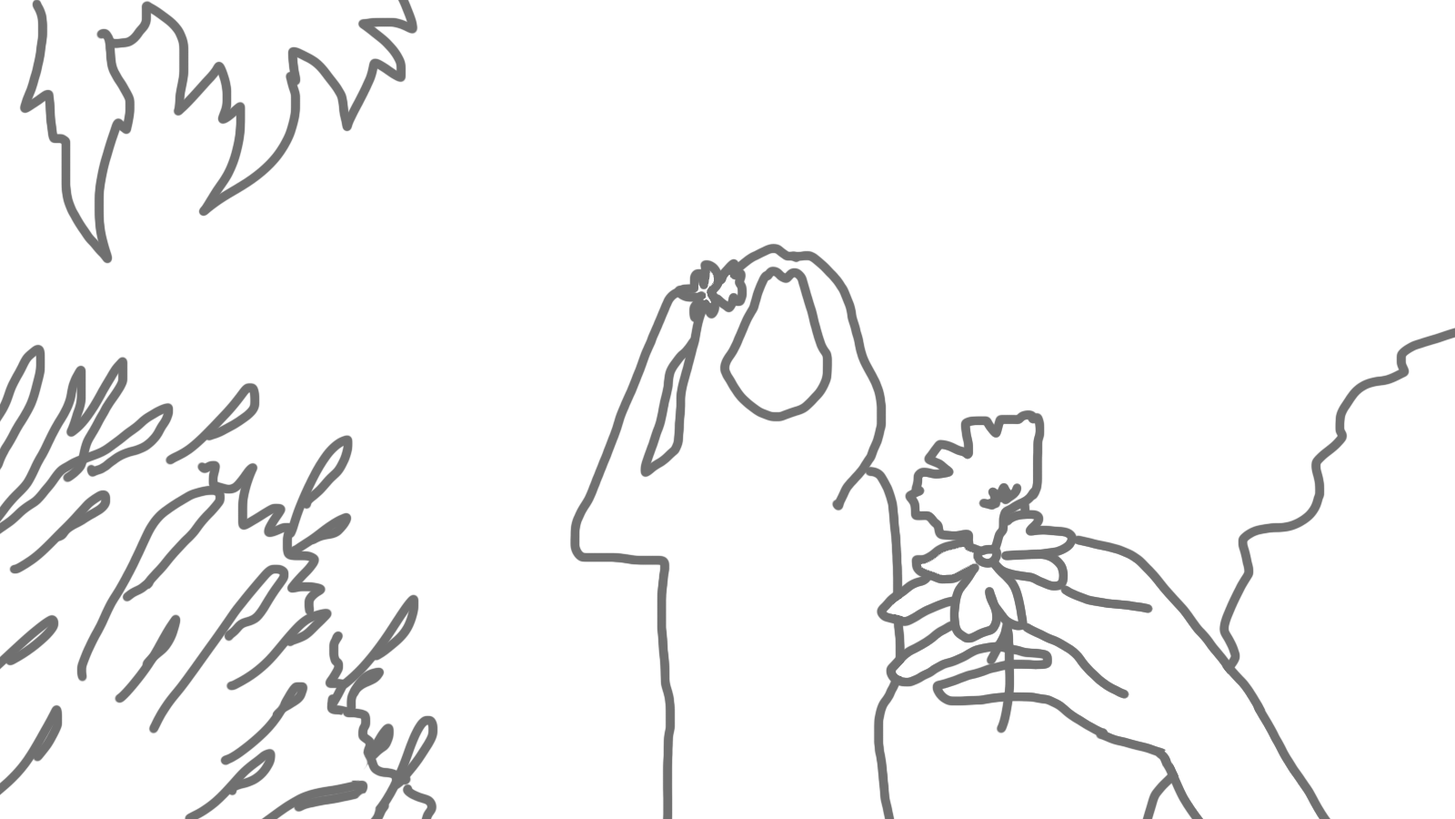
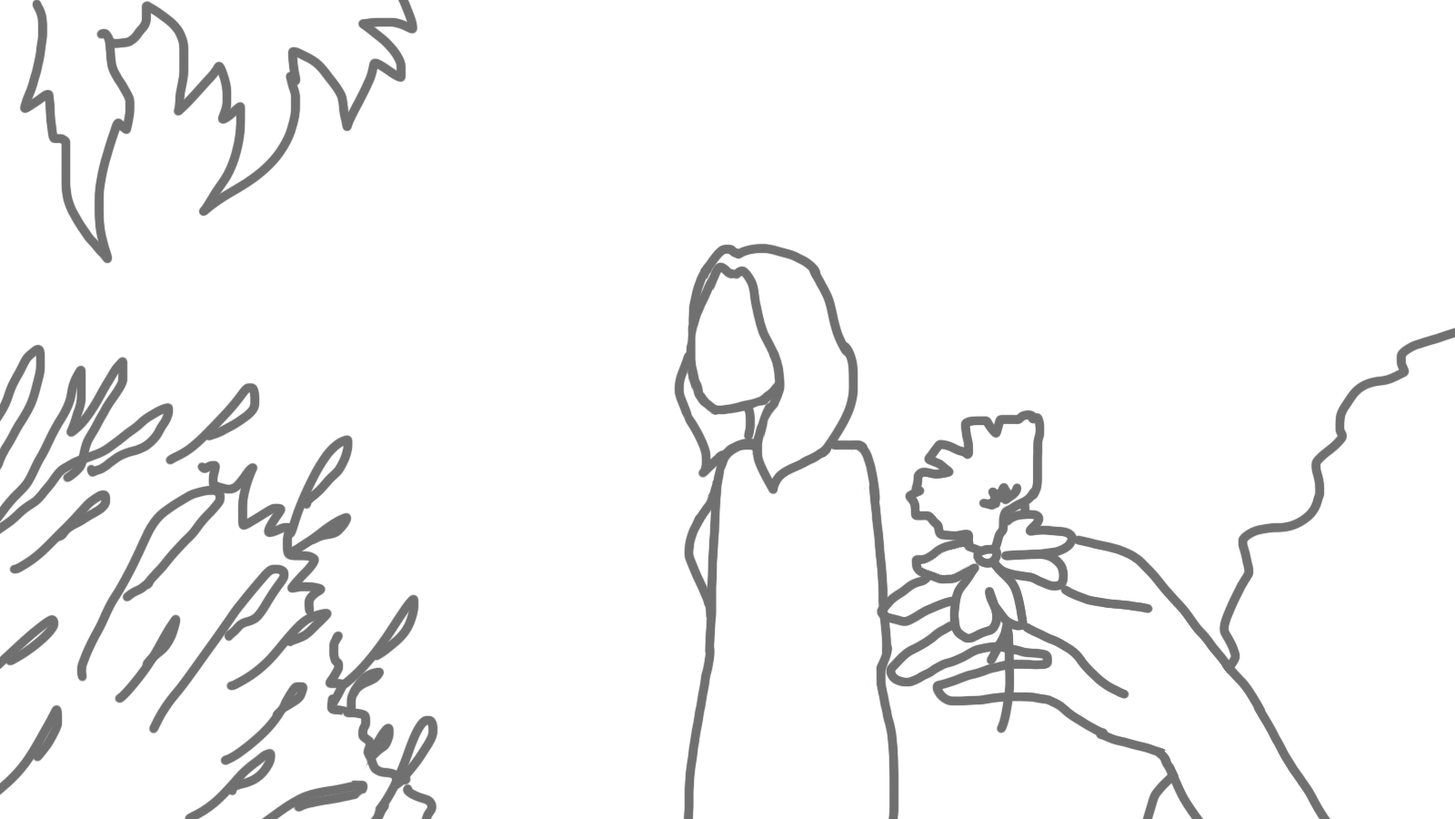
The second 1455px x 819px image is a revision of the first. Changes to its layers:
showed "girl_face_back" over box(669, 242, 900, 819)
hid "girl_front_tilt" over box(569, 242, 906, 819)
